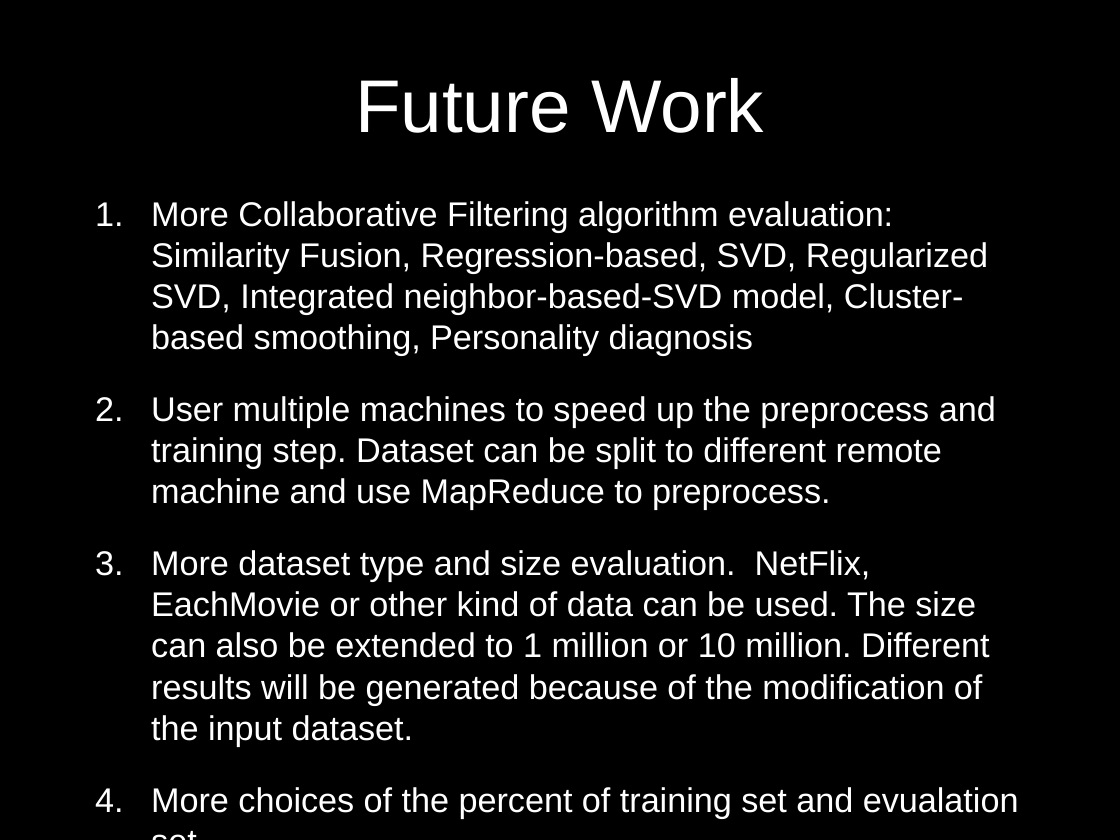
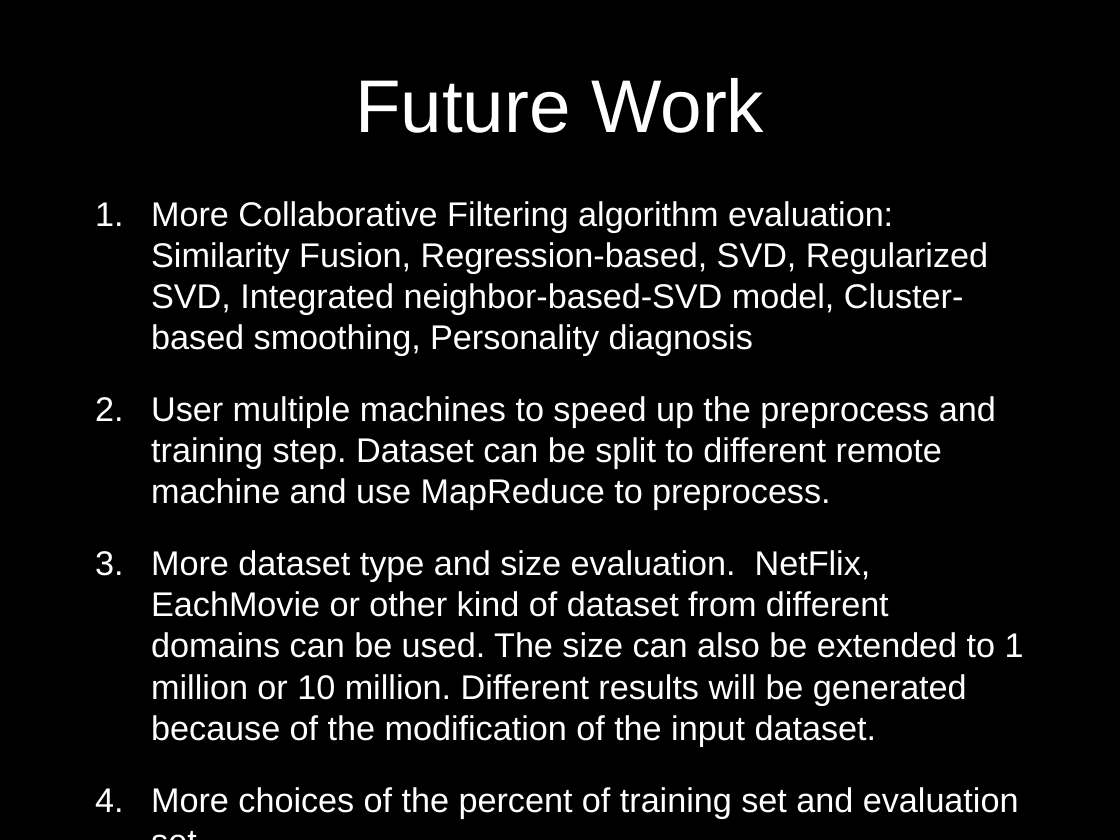
Before and after one commit to UCSBGauchos/MAE-data, a slide deck: slide 55 of Final Presentation.pptx (slide 48 before the commit). Drawn at 1120x840 pixels with LibreOffice and Linux fonts; fonts in the diff are those of the drawing; background and template pictures are left out. Boxes give left, top, right and bottom in pixels: in the first picture for what was removed or moved away, otherwise in the second. Text is boxed around its words. In the diff, an @@ line names an element or a change of style, - is before the commit and + after.

```diff
--- a/Final Presentation.pptx
+++ b/Final Presentation.pptx
@@ text at (151,550,1024,818): text changed @@
-3. More dataset type and size evaluation. NetFlix, EachMovie or other kind of data can be used. The size can also be extended to 1 million or 10 million. Different results will be generated because of the modification of the input dataset.
-4. More choices of the percent of training set and evualation set.
+3. More dataset type and size evaluation. NetFlix, EachMovie or other kind of dataset from different domains can be used. The size can also be extended to 1 million or 10 million. Different results will be generated because of the modification of the input dataset.
+4. More choices of the percent of training set and evaluation set.
```
Also in this commit, not shown: 10 other slides changed, 8 slides added.
